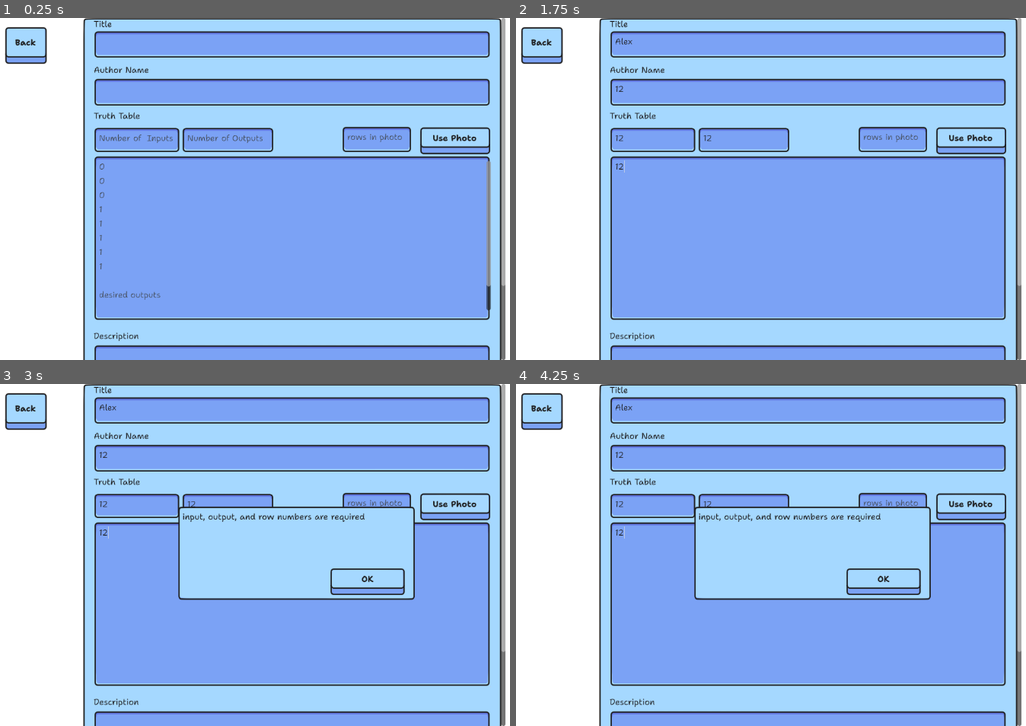
Above: before the commit, frames 1-4 (two rows, left to right).
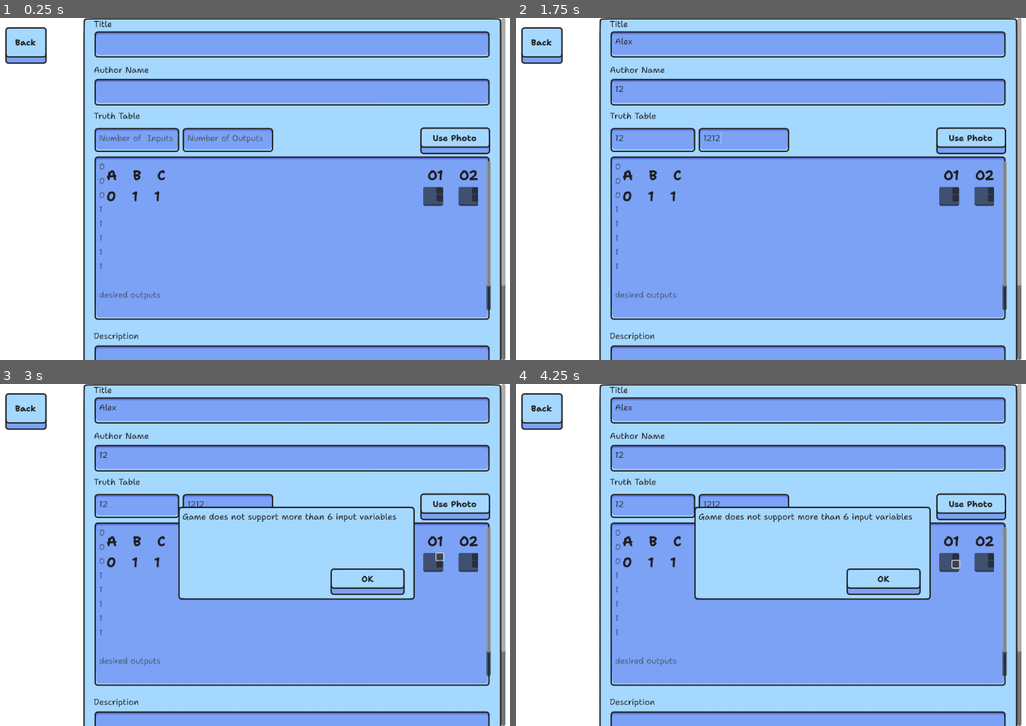
Above: after the commit, the same moments.

Repository: sininen-blue/logic-gate-tesseract
Game: Godot game, scene res://ui/custom_levels/create_custom_level.tscn
Same seed, same stepped clock (60 frames per second), same inputs: the game is played once before the commit and once after it. This scene is started directly instead of the project's main scene.
Inputs (mouse positions are in pixels of both pictures, inside the frame that each line leads up to):
- Up to frame 1 (0.25 s): no input
- Up to frame 2 (1.75 s): click (806, 45) at 0.52 s; type "Alex" at 0.6 s; click (806, 93) at 0.75 s; type "12" at 0.83 s; click (653, 141) at 0.98 s; type "12" at 1.07 s; click (745, 141) at 1.27 s; type "12" at 1.35 s; click (806, 236) at 1.5 s; type "12" at 1.58 s
- Up to frame 3 (3 s): click "Use Photo" at 2 s; click (438, 558) at 2.77 s
- Up to frame 4 (4.25 s): click (954, 565) at 3.52 s

The runs differ from the first frame. In frame 1, 1.7% of the frame differs, in the area x 20-94%, y 31-56%; in frame 2, 2.2%; in frame 3, 2.3%, in the area x 18-97%, y 31-89%; in frame 4, 2.3%.

Commit message:
increment edit

Diff:
--- /dev/null
+++ b/ui/components/increment_edit.gd
@@ -0,0 +1,26 @@
+extends LineEdit
+class_name IncrementEdit
+
+@export var count : int = 0
+
+func _on_text_changed(new_text: String) -> void:
+	if new_text.is_empty():
+		return
+
+	if new_text.is_valid_int():
+		count = int(new_text)
+	else:
+		error()
+		clear()
+
+func _on_increment_button_pressed() -> void:
+	count += 1
+
+
+func _on_decrement_button_pressed() -> void:
+	count -= 0
+
+
+func error() -> void:
+	# animation here
+	pass
--- /dev/null
+++ b/ui/components/increment_edit.tscn
@@ -0,0 +1,31 @@
+[gd_scene load_steps=3 format=3 uid="uid://dnhtijfjnpwty"]
+
+[ext_resource type="Script" path="res://ui/components/increment_edit.gd" id="1_6jqra"]
+[ext_resource type="Theme" uid="uid://2j5ui2hm1s2k" path="res://ui/themes/IncrementButton.tres" id="2_aka2t"]
+
+[node name="IncrementEdit" type="LineEdit"]
+offset_right = 40.0
+offset_bottom = 31.0
+theme_override_constants/minimum_character_width = 2
+max_length = 1
+script = ExtResource("1_6jqra")
+
+[node name="IncrementButton" type="Button" parent="."]
+layout_mode = 0
+offset_left = 25.0
+offset_top = 1.0
+offset_right = 38.0
+offset_bottom = 14.0
+theme = ExtResource("2_aka2t")
+
+[node name="DecrementButton" type="Button" parent="."]
+layout_mode = 0
+offset_left = 25.0
+offset_top = 15.0
+offset_right = 38.0
+offset_bottom = 28.0
+theme = ExtResource("2_aka2t")
+
+[connection signal="text_changed" from="." to="." method="_on_text_changed"]
+[connection signal="pressed" from="IncrementButton" to="." method="_on_increment_button_pressed"]
+[connection signal="pressed" from="DecrementButton" to="." method="_on_decrement_button_pressed"]
--- a/ui/custom_levels/create_custom_level.gd
+++ b/ui/custom_levels/create_custom_level.gd
@@ -7,7 +7,6 @@
 @onready var file_dialog: FileDialog = %FileDialog
 @onready var input_num_edit: TextEdit = %InputNumEdit
 @onready var output_num_edit: TextEdit = %OutputNumEdit
-@onready var row_num_edit: TextEdit = %RowNumEdit
 @onready var photo_button: Button = %PhotoButton
 @onready var truth_table_edit: TextEdit = %TruthTableEdit
 
@@ -46,8 +45,7 @@
 		description_edit.text == "" or
 		input_num_edit.text == "" or
 		output_num_edit.text == "" or
-		truth_table_edit.text == "" or
-		row_num_edit.text == ""):
+		truth_table_edit.text == ""):
 		error_panel.show_error("not all input boxes were filled")
 		return
 
@@ -103,8 +101,7 @@
 
 func _on_photo_button_pressed() -> void:
 	if (input_num_edit.text == "" or
-		output_num_edit.text == "" or
-		row_num_edit.text == ""):
+		output_num_edit.text == ""):
 		error_panel.show_error("input, output, and row numbers are required")
 		return
 
@@ -114,9 +111,6 @@
 	if output_num_edit.text.is_valid_int() == false:
 		error_panel.show_error("number of outputs isn't a number")
 		return
-	if row_num_edit.text.is_valid_int() == false:
-		error_panel.show_error("number of rows isn't a number")
-		return
 
 	if int(input_num_edit.text) > 6:
 		error_panel.show_error("Game does not support more than 6 input variables")
@@ -125,11 +119,6 @@
 	if int(output_num_edit.text) > 6:
 		error_panel.show_error("Game does not support more than 6 outputs variables")
 		return
-
-	if int(row_num_edit.text) > 64:
-		confirmation_dialog.dialog_text = str("Are you sure your image has ",
-			int(row_num_edit.text),
-			" rows, if so, this might take a while" )
 		confirmation_dialog.visible = true
 	else:
 		file_dialog.visible = true
@@ -174,9 +163,8 @@
 
 	var program_path: String = "ocr/dist/ocr.exe"
 	var column_count: int = input_count+output_count
-	var row_count: int = int(row_num_edit.text)
 
-	var args: Array = [image_path, "-c", column_count, "-r", row_count, "-i", input_count]
+	var args: Array = [image_path, "-c", column_count, "-i", input_count]
 	if DataManager.settings["use_path"] == false:
 		args.append("-a")
 		args.append(DataManager.settings["tesseract_path"])
--- a/ui/custom_levels/create_custom_level.tscn
+++ b/ui/custom_levels/create_custom_level.tscn
@@ -1,8 +1,10 @@
-[gd_scene load_steps=7 format=3 uid="uid://c20nqruvjtxah"]
+[gd_scene load_steps=9 format=3 uid="uid://c20nqruvjtxah"]
 
 [ext_resource type="Script" path="res://ui/custom_levels/create_custom_level.gd" id="1_uiy2w"]
 [ext_resource type="PackedScene" uid="uid://b4f4srb41fiu6" path="res://ui/components/error_panel.tscn" id="2_1ogc4"]
 [ext_resource type="Texture2D" uid="uid://ccg83ip0r3ljn" path="res://assets/UI/icons/spinner.png" id="2_46gef"]
+[ext_resource type="Theme" uid="uid://c037ts28mkfoy" path="res://ui/themes/Bold.tres" id="3_pg5ws"]
+[ext_resource type="PackedScene" uid="uid://dnhtijfjnpwty" path="res://ui/components/increment_edit.tscn" id="4_x3g33"]
 
 [sub_resource type="Animation" id="Animation_hhhcl"]
 length = 0.001
@@ -172,15 +174,6 @@
 offset_bottom = 82.0
 placeholder_text = "Number of Outputs"
 
-[node name="RowNumEdit" type="TextEdit" parent="ScrollContainer/Panel/Main/ButtonLabel"]
-unique_name_in_owner = true
-layout_mode = 1
-offset_left = 470.0
-offset_top = 31.0
-offset_right = 603.0
-offset_bottom = 82.0
-placeholder_text = "rows in photo"
-
 [node name="PhotoButton" type="Button" parent="ScrollContainer/Panel/Main/ButtonLabel"]
 unique_name_in_owner = true
 layout_mode = 1
@@ -221,6 +214,67 @@
 position = Vector2(384, 226)
 rotation = -6.28319
 texture = ExtResource("2_46gef")
+
+[node name="ScrollContainer" type="ScrollContainer" parent="ScrollContainer/Panel/Main/ButtonLabel"]
+layout_mode = 0
+offset_left = 24.0
+offset_top = 106.0
+offset_right = 728.0
+offset_bottom = 394.0
+
+[node name="VBoxContainer" type="VBoxContainer" parent="ScrollContainer/Panel/Main/ButtonLabel/ScrollContainer"]
+layout_mode = 2
+size_flags_horizontal = 3
+
+[node name="Headings" type="HBoxContainer" parent="ScrollContainer/Panel/Main/ButtonLabel/ScrollContainer/VBoxContainer"]
+layout_mode = 2
+theme = ExtResource("3_pg5ws")
+theme_override_constants/separation = 30
+
+[node name="Label" type="Label" parent="ScrollContainer/Panel/Main/ButtonLabel/ScrollContainer/VBoxContainer/Headings"]
+layout_mode = 2
+text = "A"
+
+[node name="Label2" type="Label" parent="ScrollContainer/Panel/Main/ButtonLabel/ScrollContainer/VBoxContainer/Headings"]
+layout_mode = 2
+text = "B"
+
+[node name="Label3" type="Label" parent="ScrollContainer/Panel/Main/ButtonLabel/ScrollContainer/VBoxContainer/Headings"]
+layout_mode = 2
+size_flags_horizontal = 3
+text = "C"
+
+[node name="Label4" type="Label" parent="ScrollContainer/Panel/Main/ButtonLabel/ScrollContainer/VBoxContainer/Headings"]
+layout_mode = 2
+text = "O1"
+
+[node name="Label5" type="Label" parent="ScrollContainer/Panel/Main/ButtonLabel/ScrollContainer/VBoxContainer/Headings"]
+layout_mode = 2
+text = "O2"
+
+[node name="Headings2" type="HBoxContainer" parent="ScrollContainer/Panel/Main/ButtonLabel/ScrollContainer/VBoxContainer"]
+layout_mode = 2
+theme = ExtResource("3_pg5ws")
+theme_override_constants/separation = 30
+
+[node name="Label" type="Label" parent="ScrollContainer/Panel/Main/ButtonLabel/ScrollContainer/VBoxContainer/Headings2"]
+layout_mode = 2
+text = "0"
+
+[node name="Label2" type="Label" parent="ScrollContainer/Panel/Main/ButtonLabel/ScrollContainer/VBoxContainer/Headings2"]
+layout_mode = 2
+text = "1"
+
+[node name="Label3" type="Label" parent="ScrollContainer/Panel/Main/ButtonLabel/ScrollContainer/VBoxContainer/Headings2"]
+layout_mode = 2
+size_flags_horizontal = 3
+text = "1"
+
+[node name="IncrementEdit" parent="ScrollContainer/Panel/Main/ButtonLabel/ScrollContainer/VBoxContainer/Headings2" instance=ExtResource("4_x3g33")]
+layout_mode = 2
+
+[node name="IncrementEdit2" parent="ScrollContainer/Panel/Main/ButtonLabel/ScrollContainer/VBoxContainer/Headings2" instance=ExtResource("4_x3g33")]
+layout_mode = 2
 
 [node name="DescriptionLabel" type="Label" parent="ScrollContainer/Panel/Main"]
 custom_minimum_size = Vector2(0, 120)
--- /dev/null
+++ b/ui/themes/Bold.tres
@@ -0,0 +1,8 @@
+[gd_resource type="Theme" load_steps=2 format=3 uid="uid://c037ts28mkfoy"]
+
+[ext_resource type="FontFile" uid="uid://d3ya2ni4d4nbf" path="res://assets/UI/font/Static/Shantell_Sans-Normal-Bold.otf" id="1_vly76"]
+
+[resource]
+Label/colors/font_color = Color(0.117647, 0.117647, 0.117647, 1)
+Label/font_sizes/font_size = 26
+Label/fonts/font = ExtResource("1_vly76")
--- /dev/null
+++ b/ui/themes/IncrementButton.tres
@@ -0,0 +1,98 @@
+[gd_resource type="Theme" load_steps=7 format=3 uid="uid://2j5ui2hm1s2k"]
+
+[ext_resource type="FontFile" uid="uid://c440jkyp6y6pa" path="res://assets/UI/font/ShantellSans[BNCE,INFM,SPAC,ital,wght].ttf" id="1_7oho3"]
+
+[sub_resource type="StyleBoxFlat" id="StyleBoxFlat_re17b"]
+content_margin_left = 4.0
+content_margin_top = 4.0
+content_margin_right = 4.0
+content_margin_bottom = 4.0
+bg_color = Color(0.1, 0.1, 0.1, 0.3)
+corner_radius_top_left = 3
+corner_radius_top_right = 3
+corner_radius_bottom_right = 3
+corner_radius_bottom_left = 3
+corner_detail = 5
+
+[sub_resource type="StyleBoxFlat" id="StyleBoxFlat_dfu4e"]
+content_margin_left = 4.0
+content_margin_top = 4.0
+content_margin_right = 4.0
+content_margin_bottom = 4.0
+bg_color = Color(1, 1, 1, 0.75)
+draw_center = false
+border_width_left = 2
+border_width_top = 2
+border_width_right = 2
+border_width_bottom = 2
+corner_radius_top_left = 3
+corner_radius_top_right = 3
+corner_radius_bottom_right = 3
+corner_radius_bottom_left = 3
+corner_detail = 5
+expand_margin_left = 2.0
+expand_margin_top = 2.0
+expand_margin_right = 2.0
+expand_margin_bottom = 2.0
+
+[sub_resource type="StyleBoxFlat" id="StyleBoxFlat_sn3dn"]
+content_margin_left = 4.0
+content_margin_top = 4.0
+content_margin_right = 4.0
+content_margin_bottom = 4.0
+bg_color = Color(0.225, 0.225, 0.225, 0.6)
+corner_radius_top_left = 3
+corner_radius_top_right = 3
+corner_radius_bottom_right = 3
+corner_radius_bottom_left = 3
+corner_detail = 5
+
+[sub_resource type="StyleBoxFlat" id="StyleBoxFlat_2o578"]
+content_margin_left = 4.0
+content_margin_top = 4.0
+content_margin_right = 4.0
+content_margin_bottom = 4.0
+bg_color = Color(0.1, 0.1, 0.1, 0.6)
+corner_radius_top_left = 3
+corner_radius_top_right = 3
+corner_radius_bottom_right = 3
+corner_radius_bottom_left = 3
+corner_detail = 5
+
+[sub_resource type="StyleBoxFlat" id="StyleBoxFlat_68l3q"]
+content_margin_left = 4.0
+content_margin_top = 4.0
+content_margin_right = 4.0
+content_margin_bottom = 4.0
+bg_color = Color(0, 0, 0, 0.6)
+corner_radius_top_left = 3
+corner_radius_top_right = 3
+corner_radius_bottom_right = 3
+corner_radius_bottom_left = 3
+corner_detail = 5
+
+[resource]
+Button/colors/font_color = Color(0.875, 0.875, 0.875, 1)
+Button/colors/font_disabled_color = Color(0.875, 0.875, 0.875, 0.5)
+Button/colors/font_focus_color = Color(0.95, 0.95, 0.95, 1)
+Button/colors/font_hover_color = Color(0.95, 0.95, 0.95, 1)
+Button/colors/font_hover_pressed_color = Color(1, 1, 1, 1)
+Button/colors/font_outline_color = Color(0, 0, 0, 1)
+Button/colors/font_pressed_color = Color(1, 1, 1, 1)
+Button/colors/icon_disabled_color = Color(1, 1, 1, 0.4)
+Button/colors/icon_focus_color = Color(1, 1, 1, 1)
+Button/colors/icon_hover_color = Color(1, 1, 1, 1)
+Button/colors/icon_hover_pressed_color = Color(1, 1, 1, 1)
+Button/colors/icon_normal_color = Color(1, 1, 1, 1)
+Button/colors/icon_pressed_color = Color(1, 1, 1, 1)
+Button/constants/align_to_largest_stylebox = 0
+Button/constants/h_separation = 4
+Button/constants/icon_max_width = 0
+Button/constants/outline_size = 0
+Button/font_sizes/font_size = 16
+Button/fonts/font = ExtResource("1_7oho3")
+Button/styles/disabled = SubResource("StyleBoxFlat_re17b")
+Button/styles/focus = SubResource("StyleBoxFlat_dfu4e")
+Button/styles/hover = SubResource("StyleBoxFlat_sn3dn")
+Button/styles/normal = SubResource("StyleBoxFlat_2o578")
+Button/styles/pressed = SubResource("StyleBoxFlat_68l3q")
